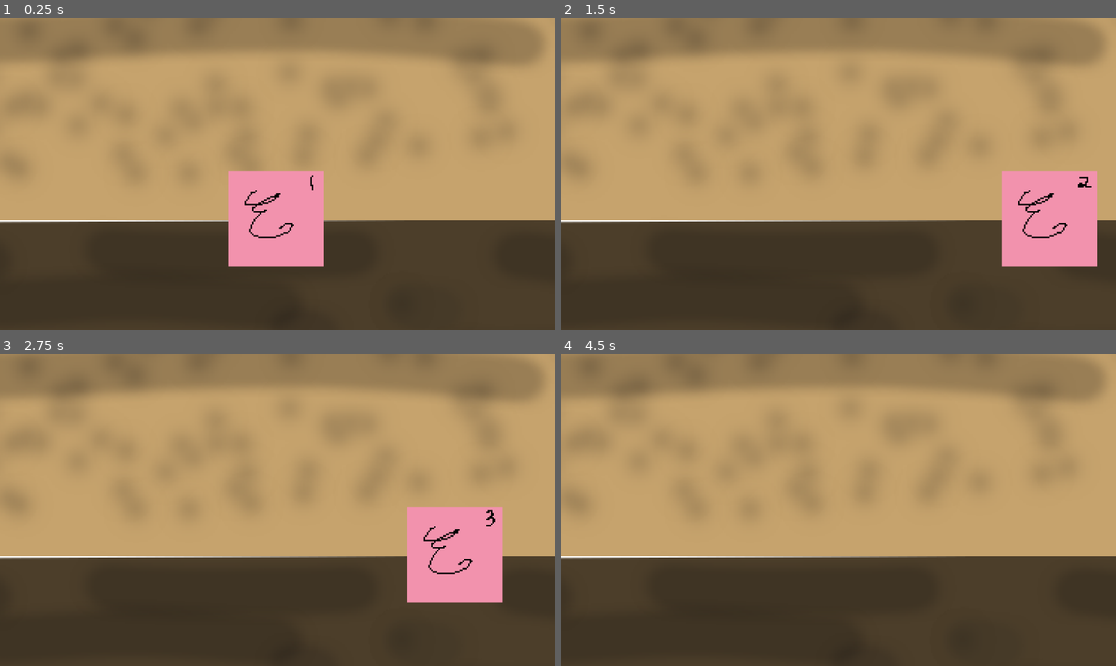
Above: before the commit, frames 1-4 (two rows, left to right).
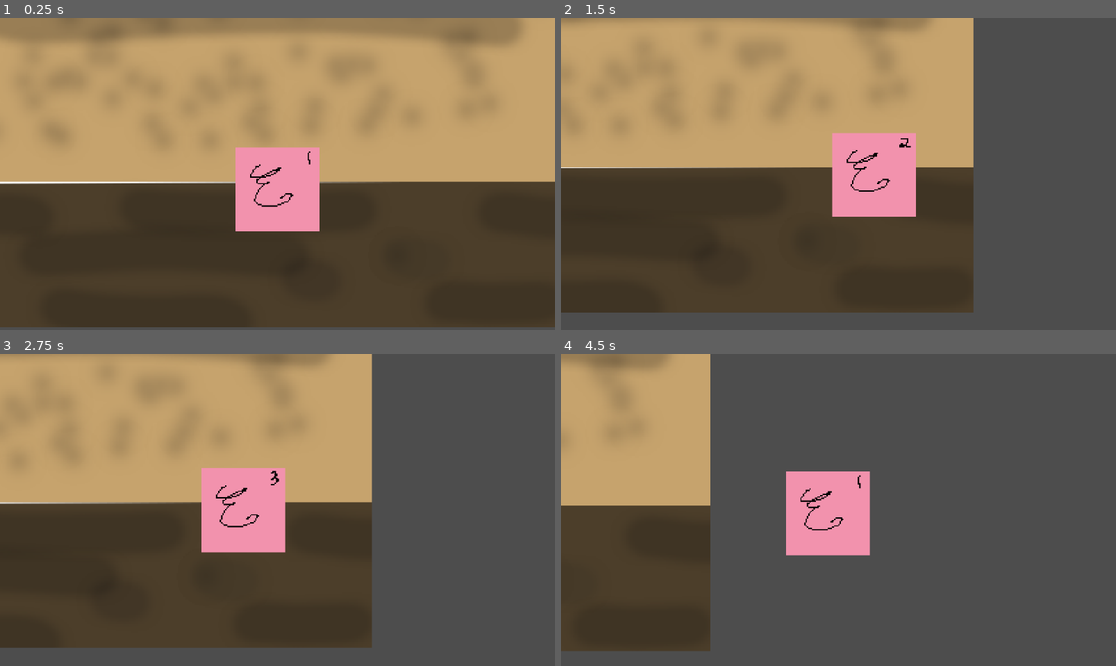
Above: after the commit, the same moments.

Repository: SFloreaWSC/Eva
Game: Godot game, scene res://scenes/game.tscn
Two runs of this game, one before a commit and one after it. Both use one fixed random seed, a clock stepped at 60 frames per second and the inputs below.
Inputs:
- Up to frame 1 (0.25 s): no input
- Up to frame 2 (1.5 s): tap Enter (ui_accept) at 0.5, 0.77 s; hold Right (ui_right) from 0.53 s (still down)
- Up to frame 3 (2.75 s): tap Enter (ui_accept) at 1.52 s; release Right (ui_right) at 2.03 s; hold Left (ui_left) from 2.03 s (still down)
- Up to frame 4 (4.5 s): release Left (ui_left) at 2.78 s; hold Right (ui_right) 2.78-4.28 s; tap Enter (ui_accept) at 3.02, 3.77 s; hold Left (ui_left) from 4.28 s (still down)

The runs differ from the first frame. In frame 1, 22% of the frame differs, in the area x 0-100%, y 0-100%; in frame 2, 53%; in frame 3, 58%; in frame 4, 82%.

Commit message:
we34r5ty

Diff:
--- a/scenes/game.tscn
+++ b/scenes/game.tscn
@@ -1,24 +1,39 @@
-[gd_scene load_steps=4 format=3 uid="uid://ctdyjoctmoqqf"]
+[gd_scene load_steps=5 format=3 uid="uid://ctdyjoctmoqqf"]
 
 [ext_resource type="PackedScene" uid="uid://bwxvlnk1wrhlk" path="res://scenes/player.tscn" id="1_kmxkk"]
 [ext_resource type="PackedScene" uid="uid://bn4wg3mhr1e4w" path="res://scenes/node_2d.tscn" id="2_8uhim"]
+[ext_resource type="PackedScene" uid="uid://7rgp5iu45ig7" path="res://scenes/outside.tscn" id="3_bnibv"]
 
 [sub_resource type="WorldBoundaryShape2D" id="WorldBoundaryShape2D_f043a"]
+distance = 10.0
 
 [node name="game" type="Node2D"]
 
 [node name="player" parent="." instance=ExtResource("1_kmxkk")]
 
-[node name="Camera2D" type="Camera2D" parent="."]
-position = Vector2(1, -31)
-zoom = Vector2(3.095, 3.095)
-
-[node name="StaticBody2D" type="StaticBody2D" parent="."]
-
-[node name="CollisionShape2D" type="CollisionShape2D" parent="StaticBody2D"]
-position = Vector2(0, 31)
-shape = SubResource("WorldBoundaryShape2D_f043a")
+[node name="Camera2D" type="Camera2D" parent="player"]
+position = Vector2(0, -32)
+zoom = Vector2(2.72, 2.72)
+position_smoothing_enabled = true
 
 [node name="Node2D" parent="." instance=ExtResource("2_8uhim")]
 z_index = -1
-position = Vector2(-233, -139)
+position = Vector2(-226, -155)
+
+[node name="StaticBody2D" type="StaticBody2D" parent="Node2D"]
+position = Vector2(226, 155)
+
+[node name="CollisionShape2D" type="CollisionShape2D" parent="Node2D/StaticBody2D"]
+position = Vector2(0, 32)
+shape = SubResource("WorldBoundaryShape2D_f043a")
+
+[node name="Node2D2" parent="." instance=ExtResource("3_bnibv")]
+z_index = -1
+position = Vector2(-670, -155)
+
+[node name="StaticBody2D" type="StaticBody2D" parent="Node2D2"]
+position = Vector2(217, 156)
+
+[node name="CollisionShape2D" type="CollisionShape2D" parent="Node2D2/StaticBody2D"]
+position = Vector2(0, 60)
+shape = SubResource("WorldBoundaryShape2D_f043a")
--- /dev/null
+++ b/scenes/outside.tscn
@@ -0,0 +1,9 @@
+[gd_scene load_steps=2 format=3 uid="uid://7rgp5iu45ig7"]
+
+[ext_resource type="Texture2D" uid="uid://dm7i7fmerybwj" path="res://assets/ETC2.png" id="1_dha8c"]
+
+[node name="Node2D" type="Node2D"]
+
+[node name="Sprite2D" type="Sprite2D" parent="."]
+position = Vector2(222, 125)
+texture = ExtResource("1_dha8c")
Binary file added: assets/ETC2.png
Not shown, added: assets/ETC2.png.import
